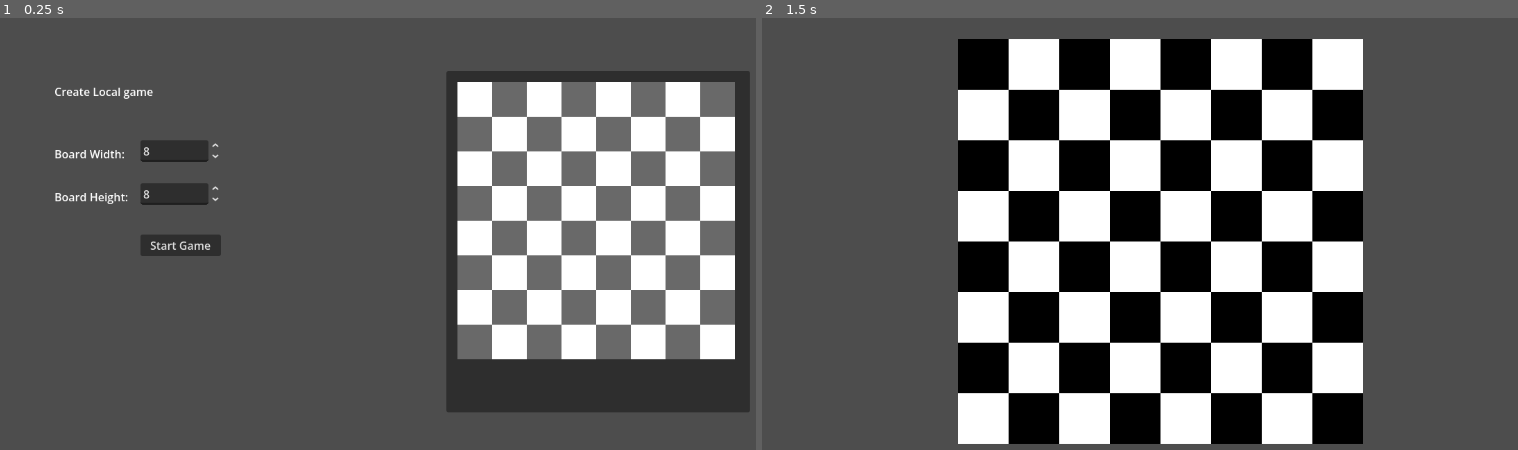
Above: before the commit, frames 1-2 (left to right).
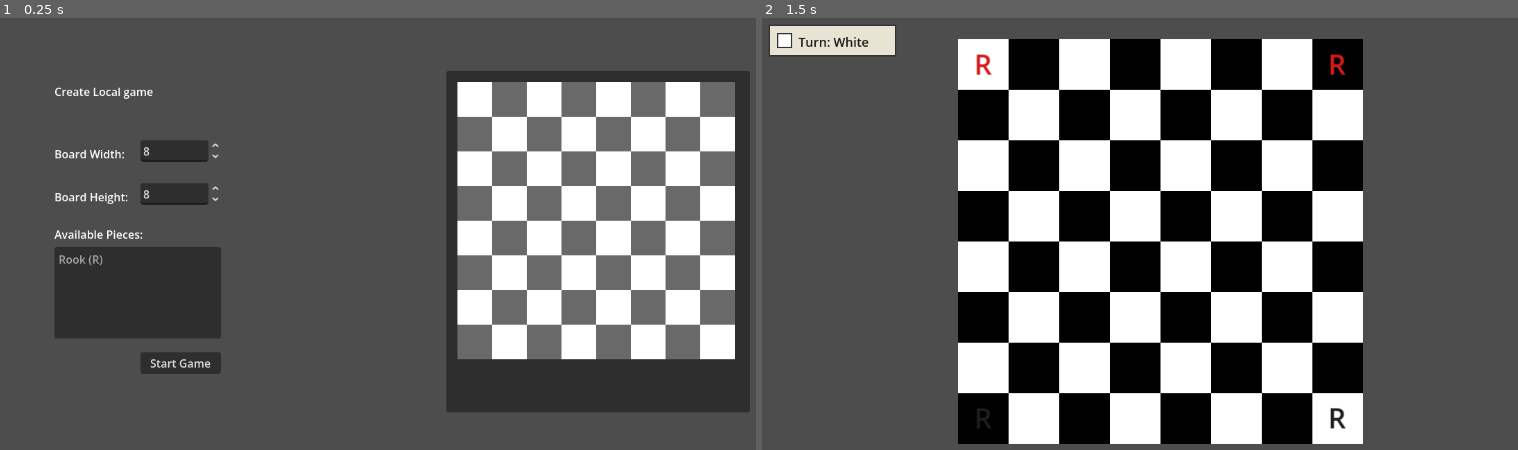
Above: after the commit, the same moments.

Repository: LeoHolman/chesslike
Game: Godot game, scene res://Scenes/LocalGameMenu.tscn
Two runs of this game, one before a commit and one after it. Both use one fixed random seed, a clock stepped at 60 frames per second and the inputs below.
Inputs (mouse positions are in pixels of both pictures, inside the frame that each line leads up to):
- Up to frame 1 (0.25 s): no input
- Up to frame 2 (1.5 s): click "Start Game" at 0.5 s; tap Enter at 1.25 s; move the mouse to (1336, 221) at 1.27 s; click (1336, 221) at 1.42 s

The runs differ from the first frame. In frame 1, 5.3% of the frame differs, in the area x 7-30%, y 49-83%; in frame 2, 51%, in the area x 0-80%, y 1-99%.

Commit message:
feat: basic piece

Diff:
--- a/Scenes/LocalGameMenu.tscn
+++ b/Scenes/LocalGameMenu.tscn
@@ -71,6 +71,23 @@
 value = 8.0
 rounded = true
 
+[node name="PieceBankTitle" type="Label" parent="." unique_id=1435119969]
+layout_mode = 0
+offset_left = 80.0
+offset_top = 302.0
+offset_right = 218.0
+offset_bottom = 325.0
+text = "Available Pieces:"
+
+[node name="PieceBankList" type="ItemList" parent="." unique_id=528792132]
+layout_mode = 0
+offset_left = 80.0
+offset_top = 332.0
+offset_right = 320.0
+offset_bottom = 464.0
+allow_reselect = true
+select_mode = 0
+
 [node name="LocalGameTitle" type="Label" parent="." unique_id=1654476851]
 layout_mode = 0
 offset_left = 80.0
@@ -82,9 +99,9 @@
 [node name="StartGameButton" type="Button" parent="." unique_id=40242828]
 layout_mode = 0
 offset_left = 204.0
-offset_top = 314.0
+offset_top = 484.0
 offset_right = 320.0
-offset_bottom = 345.0
+offset_bottom = 515.0
 text = "Start Game
 "
 
--- a/Scripts/autoload/game_manager.gd
+++ b/Scripts/autoload/game_manager.gd
@@ -3,3 +3,11 @@
 
 var BoardHeight;
 var BoardWidth;
+var PieceBank = ["rook"]
+var PieceDefinitions = {
+	"rook": {
+		"name": "Rook",
+		"symbol": "R",
+		"move_type": "cardinal_slide"
+	}
+}
--- a/Scripts/local_game.gd
+++ b/Scripts/local_game.gd
@@ -3,13 +3,55 @@
 var WhiteTile = preload("res://Scenes/WhiteTile.tscn")
 var BlackTile = preload("res://Scenes/BlackTile.tscn")
 const BOARD_MARGIN_RATIO = 0.05
+const BASE_TILE_SIZE = 100.0
+const INVALID_SQUARE = Vector2i(-1, -1)
+const SELECTED_HIGHLIGHT = Color(1.0, 0.84, 0.0, 0.38)
+const LEGAL_MOVE_HIGHLIGHT = Color(0.18, 0.75, 0.3, 0.35)
+const TURN_INDICATOR_GAP = 56.0
+const TURN_INDICATOR_PADDING = 12.0
+const TURN_INDICATOR_BACKGROUND = Color(0.95, 0.93, 0.86, 0.94)
+const TURN_INDICATOR_BORDER = Color(0.2, 0.2, 0.2, 1.0)
+
+var board_height = 8
+var board_width = 8
+var board_origin = Vector2.ZERO
+var tile_size = 64.0
+var pieces = {}
+var selected_square = INVALID_SQUARE
+var legal_moves: Array[Vector2i] = []
+var current_turn = "white"
 
 func _ready() -> void:
 	get_viewport().size_changed.connect(_on_viewport_resized)
+	_initialize_board_state()
 	_build_board()
+
+func _unhandled_input(event: InputEvent) -> void:
+	if event is InputEventMouseButton and event.button_index == MOUSE_BUTTON_LEFT and event.pressed:
+		_handle_board_click(event.position)
 
 func _on_viewport_resized() -> void:
 	_build_board()
+
+func _initialize_board_state() -> void:
+	board_height = _get_dimension($"/root/GameManager".BoardHeight, 8)
+	board_width = _get_dimension($"/root/GameManager".BoardWidth, 8)
+	selected_square = INVALID_SQUARE
+	legal_moves.clear()
+	current_turn = "white"
+	pieces.clear()
+	if board_width < 2 or board_height < 2:
+		return
+	_add_piece(Vector2i(0, 0), "rook", "black")
+	_add_piece(Vector2i(board_width - 1, 0), "rook", "black")
+	_add_piece(Vector2i(0, board_height - 1), "rook", "white")
+	_add_piece(Vector2i(board_width - 1, board_height - 1), "rook", "white")
+
+func _add_piece(square: Vector2i, piece_id: String, piece_color: String) -> void:
+	pieces[square] = {
+		"piece_id": piece_id,
+		"color": piece_color
+	}
 
 func _get_dimension(value: Variant, fallback: int) -> int:
 	if value is int:
@@ -24,35 +66,280 @@
 	for child in get_children():
 		child.queue_free()
 
-	var height = _get_dimension($"/root/GameManager".BoardHeight, 8)
-	var width = _get_dimension($"/root/GameManager".BoardWidth, 8)
+	board_height = _get_dimension($"/root/GameManager".BoardHeight, board_height)
+	board_width = _get_dimension($"/root/GameManager".BoardWidth, board_width)
 	var viewport_size = get_viewport_rect().size
 	var safe_width = viewport_size.x * (1.0 - BOARD_MARGIN_RATIO * 2.0)
 	var safe_height = viewport_size.y * (1.0 - BOARD_MARGIN_RATIO * 2.0)
-	var tile_size = min(safe_width / max(width, 1), safe_height / max(height, 1))
-
-	var board_width = width * tile_size
-	var board_height = height * tile_size
-	var offset_x = (viewport_size.x - board_width) / 2.0
-	var offset_y = (viewport_size.y - board_height) / 2.0
-	var current_x = offset_x
-	var current_y = viewport_size.y - offset_y
-
-	var is_white_tile = true
-
-	for i in height:
-		current_x = offset_x
-		current_y -= tile_size
-		if i > 0 and width % 2 == 0:
-			is_white_tile = not is_white_tile
-		for j in width:
+	tile_size = min(safe_width / max(board_width, 1), safe_height / max(board_height, 1))
+
+	var board_pixel_width = board_width * tile_size
+	var board_pixel_height = board_height * tile_size
+	board_origin = Vector2(
+		(viewport_size.x - board_pixel_width) / 2.0,
+		(viewport_size.y - board_pixel_height) / 2.0
+	)
+
+	for y in board_height:
+		for x in board_width:
 			var tile
-			if is_white_tile:
+			if (x + y) % 2 == 0:
 				tile = WhiteTile.instantiate()
 			else:
 				tile = BlackTile.instantiate()
 			add_child(tile)
-			tile.position = Vector2(current_x, current_y)
-			tile.scale = Vector2(tile_size / 100.0, tile_size / 100.0)
-			is_white_tile = not is_white_tile
-			current_x += tile_size
+			tile.position = board_origin + Vector2(x * tile_size, y * tile_size)
+			tile.scale = Vector2(tile_size / BASE_TILE_SIZE, tile_size / BASE_TILE_SIZE)
+
+	_draw_highlights()
+	_draw_pieces()
+	_draw_turn_indicator()
+
+func _draw_turn_indicator() -> void:
+	var font_size = int(max(tile_size * 0.26, 18.0))
+	var swatch_size = max(tile_size * 0.28, 18.0)
+	var indicator_position = Vector2(
+		TURN_INDICATOR_PADDING,
+		TURN_INDICATOR_PADDING
+	)
+	var indicator_size = Vector2(
+		max(tile_size * 2.5, 170.0),
+		max(swatch_size + TURN_INDICATOR_PADDING * 2.0, 42.0)
+	)
+
+	var background = ColorRect.new()
+	background.position = indicator_position
+	background.size = indicator_size
+	background.color = TURN_INDICATOR_BACKGROUND
+	add_child(background)
+
+	var border = _create_indicator_border(indicator_position, indicator_size)
+	add_child(border)
+
+	var swatch = ColorRect.new()
+	swatch.position = indicator_position + Vector2(TURN_INDICATOR_PADDING, (indicator_size.y - swatch_size) / 2.0)
+	swatch.size = Vector2(swatch_size, swatch_size)
+	swatch.color = _turn_color_swatch(current_turn)
+	add_child(swatch)
+
+	var swatch_border = _create_indicator_border(swatch.position, swatch.size)
+	add_child(swatch_border)
+
+	var turn_label = Label.new()
+	turn_label.text = "Turn: %s" % _display_color(current_turn)
+	turn_label.position = indicator_position + Vector2(TURN_INDICATOR_PADDING + swatch_size + 10.0, (indicator_size.y - font_size) / 2.0 - 2.0)
+	turn_label.add_theme_font_size_override("font_size", font_size)
+	turn_label.add_theme_color_override("font_color", Color(0.1, 0.1, 0.1))
+	add_child(turn_label)
+
+func _create_indicator_border(position: Vector2, size: Vector2) -> Line2D:
+	var border = Line2D.new()
+	border.width = 2.0
+	border.default_color = TURN_INDICATOR_BORDER
+	border.closed = true
+	border.position = position
+	border.points = PackedVector2Array([
+		Vector2(0.0, 0.0),
+		Vector2(size.x, 0.0),
+		Vector2(size.x, size.y),
+		Vector2(0.0, size.y)
+	])
+	return border
+
+func _display_color(color: String) -> String:
+	if color == "white":
+		return "White"
+	if color == "black":
+		return "Black"
+	return color.capitalize()
+
+func _turn_color_swatch(color: String) -> Color:
+	if color == "white":
+		return Color(1.0, 1.0, 1.0, 1.0)
+	if color == "black":
+		return Color(0.08, 0.08, 0.08, 1.0)
+	return Color(0.7, 0.7, 0.7, 1.0)
+
+func _draw_highlights() -> void:
+	if selected_square != INVALID_SQUARE:
+		add_child(_create_square_overlay(selected_square, SELECTED_HIGHLIGHT))
+
+	for square in legal_moves:
+		if square != selected_square:
+			add_child(_create_square_overlay(square, LEGAL_MOVE_HIGHLIGHT))
+
+func _create_square_overlay(square: Vector2i, color: Color) -> Polygon2D:
+	var overlay = Polygon2D.new()
+	overlay.position = board_origin + Vector2(square.x * tile_size, square.y * tile_size)
+	overlay.color = color
+	overlay.polygon = PackedVector2Array([
+		Vector2(0.0, 0.0),
+		Vector2(tile_size, 0.0),
+		Vector2(tile_size, tile_size),
+		Vector2(0.0, tile_size)
+	])
+	return overlay
+
+func _draw_pieces() -> void:
+	for square in pieces.keys():
+		var piece_data: Dictionary = pieces[square]
+		var piece_node = _create_piece_node(piece_data)
+		piece_node.position = board_origin + Vector2(square.x * tile_size, square.y * tile_size)
+		add_child(piece_node)
+
+func _create_piece_node(piece_data: Dictionary) -> Node2D:
+	var piece_root = Node2D.new()
+
+	# Label placeholder for now; this wrapper node lets us replace it with an image sprite later.
+	var label = Label.new()
+	label.size = Vector2(tile_size, tile_size)
+	label.horizontal_alignment = HORIZONTAL_ALIGNMENT_CENTER
+	label.vertical_alignment = VERTICAL_ALIGNMENT_CENTER
+	label.text = _get_piece_symbol(piece_data.get("piece_id", ""))
+	label.add_theme_font_size_override("font_size", int(tile_size * 0.55))
+	if piece_data.get("color", "white") == "white":
+		label.modulate = Color(0.12, 0.12, 0.12)
+	else:
+		label.modulate = Color(0.85, 0.1, 0.1)
+	piece_root.add_child(label)
+
+	return piece_root
+
+func _get_piece_symbol(piece_id: String) -> String:
+	var piece_definitions = $"/root/GameManager".PieceDefinitions
+	if piece_definitions.has(piece_id):
+		return str(piece_definitions[piece_id].get("symbol", "?"))
+	return "?"
+
+func _handle_board_click(mouse_position: Vector2) -> void:
+	var square = _screen_to_square(mouse_position)
+	if square == INVALID_SQUARE:
+		_clear_selection()
+		return
+
+	if selected_square == INVALID_SQUARE:
+		if _is_current_turn_piece(square):
+			_select_square(square)
+		return
+
+	if square == selected_square:
+		_clear_selection()
+		return
+
+	if _is_square_in_legal_moves(square) and _try_move_piece(selected_square, square):
+		current_turn = _opponent_color(current_turn)
+		selected_square = INVALID_SQUARE
+		legal_moves.clear()
+		_build_board()
+		return
+
+	if _is_current_turn_piece(square):
+		_select_square(square)
+	else:
+		_clear_selection()
+
+func _select_square(square: Vector2i) -> void:
+	selected_square = square
+	legal_moves = _get_legal_moves(square)
+	_build_board()
+
+func _clear_selection() -> void:
+	if selected_square == INVALID_SQUARE and legal_moves.is_empty():
+		return
+	selected_square = INVALID_SQUARE
+	legal_moves.clear()
+	_build_board()
+
+func _is_current_turn_piece(square: Vector2i) -> bool:
+	if not pieces.has(square):
+		return false
+	var piece_data: Dictionary = pieces[square]
+	return piece_data.get("color", "") == current_turn
+
+func _is_square_in_legal_moves(square: Vector2i) -> bool:
+	for legal_square in legal_moves:
+		if legal_square == square:
+			return true
+	return false
+
+func _get_legal_moves(from_square: Vector2i) -> Array[Vector2i]:
+	var available_moves: Array[Vector2i] = []
+	if not pieces.has(from_square):
+		return available_moves
+
+	var moving_piece: Dictionary = pieces[from_square]
+	if moving_piece.get("color", "") != current_turn:
+		return available_moves
+
+	for y in board_height:
+		for x in board_width:
+			var to_square = Vector2i(x, y)
+			if _is_legal_piece_move(moving_piece, from_square, to_square):
+				if not pieces.has(to_square):
+					available_moves.append(to_square)
+				else:
+					var target_piece: Dictionary = pieces[to_square]
+					if target_piece.get("color", "") != moving_piece.get("color", ""):
+						available_moves.append(to_square)
+
+	return available_moves
+
+func _opponent_color(color: String) -> String:
+	if color == "white":
+		return "black"
+	return "white"
+
+func _screen_to_square(mouse_position: Vector2) -> Vector2i:
+	if mouse_position.x < board_origin.x or mouse_position.y < board_origin.y:
+		return Vector2i(-1, -1)
+
+	var local_position = mouse_position - board_origin
+	var square_x = int(floor(local_position.x / tile_size))
+	var square_y = int(floor(local_position.y / tile_size))
+
+	if square_x < 0 or square_y < 0 or square_x >= board_width or square_y >= board_height:
+		return Vector2i(-1, -1)
+
+	return Vector2i(square_x, square_y)
+
+func _try_move_piece(from_square: Vector2i, to_square: Vector2i) -> bool:
+	if not pieces.has(from_square):
+		return false
+
+	var moving_piece: Dictionary = pieces[from_square]
+	if not _is_legal_piece_move(moving_piece, from_square, to_square):
+		return false
+
+	if pieces.has(to_square):
+		var target_piece: Dictionary = pieces[to_square]
+		if target_piece.get("color", "") == moving_piece.get("color", ""):
+			return false
+
+	pieces.erase(from_square)
+	pieces[to_square] = moving_piece
+	return true
+
+func _is_legal_piece_move(piece_data: Dictionary, from_square: Vector2i, to_square: Vector2i) -> bool:
+	if from_square == to_square:
+		return false
+
+	match piece_data.get("piece_id", ""):
+		"rook":
+			return _is_rook_move_legal(from_square, to_square)
+		_:
+			return false
+
+func _is_rook_move_legal(from_square: Vector2i, to_square: Vector2i) -> bool:
+	if from_square.x != to_square.x and from_square.y != to_square.y:
+		return false
+
+	var step_x = signi(to_square.x - from_square.x)
+	var step_y = signi(to_square.y - from_square.y)
+	var cursor = from_square + Vector2i(step_x, step_y)
+
+	while cursor != to_square:
+		if pieces.has(cursor):
+			return false
+		cursor += Vector2i(step_x, step_y)
+
+	return true
--- a/Scripts/local_game_menu.gd
+++ b/Scripts/local_game_menu.gd
@@ -3,11 +3,22 @@
 @onready var width_spin_box: SpinBox = $WidthSpinBox
 @onready var height_spin_box: SpinBox = $HeightSpinBox
 @onready var board_preview: Control = $PreviewArea/BoardPreview
+@onready var piece_bank_list: ItemList = $PieceBankList
 
 func _ready() -> void:
 	width_spin_box.value_changed.connect(_refresh_preview)
 	height_spin_box.value_changed.connect(_refresh_preview)
+	_populate_piece_bank()
 	_refresh_preview(0.0)
+
+func _populate_piece_bank() -> void:
+	piece_bank_list.clear()
+	var game_manager = $"/root/GameManager"
+	for piece_id in game_manager.PieceBank:
+		var piece_data = game_manager.PieceDefinitions.get(piece_id, {})
+		var display_name = piece_data.get("name", str(piece_id))
+		var symbol = piece_data.get("symbol", "?")
+		piece_bank_list.add_item("%s (%s)" % [display_name, symbol])
 
 func _refresh_preview(_value: float = 0.0) -> void:
 	for child in board_preview.get_children():
Not shown, added: chesslike.code-workspace
